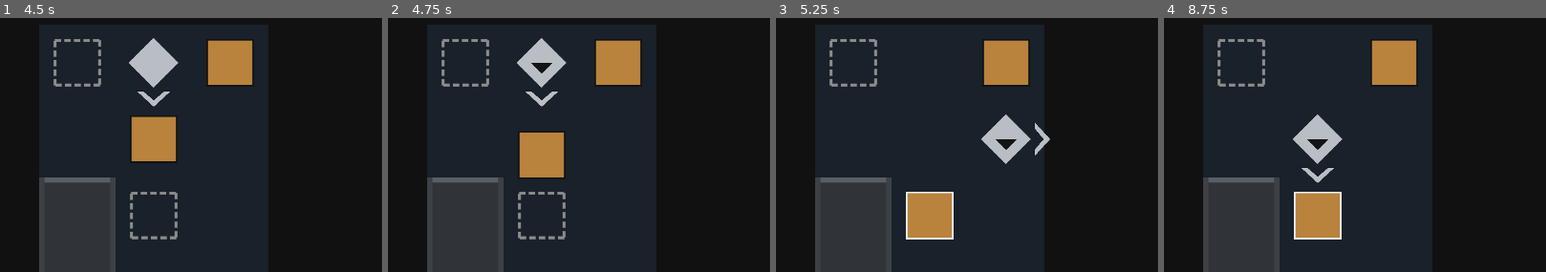
Above: before the commit, frames 1-4 (left to right).
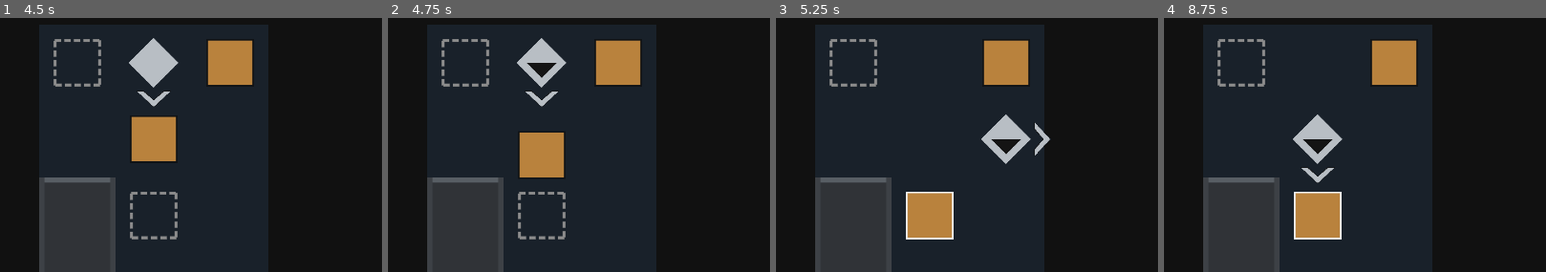
Above: after the commit, the same moments.

Repository: Periodev/DIR_03
Game: Godot game, scene res://scenes/classic_level_select.tscn
Same seed, same stepped clock (60 frames per second), same inputs: the game is played once before the commit and once after it.
Inputs:
- Up to frame 1 (4.5 s): click "‹" at 0.5 s; click "›" at 1.25 s; click "UNDO · Z" at 2 s; click "RESET · R" at 2.75 s; tap Enter at 3.5 s; hold Right (move_right) 3.53-4.28 s; hold X (install_vector) 3.53-4.28 s; tap F5 (reset_level) at 4.25 s; hold Down (move_down) from 4.28 s (still down); tap Space (trigger_vector) at 4.35 s
- Up to frame 2 (4.75 s): keep holding Down (move_down)
- Up to frame 3 (5.25 s): release Down (move_down) at 5.03 s; hold Right (move_right) from 5.03 s (still down); hold Z (undo_command) from 5.03 s (still down)
- Up to frame 4 (8.75 s): tap F5 (reset_level) every 0.75 s from 5.75 to 8 s; release Right (move_right) at 5.78 s; release Z (undo_command) at 5.78 s; hold Up (move_up) 5.78-6.53 s; tap Enter at 5.85 s; hold Left (move_left) 6.53-8.03 s; tap Keypad Enter at 6.6 s; tap X (install_vector) at 7.35 s; hold Down (move_down) from 8.03 s (still down); hold Space (trigger_vector) from 8.03 s (still down)
The pictures show only the part of the screen within x 30-80%, y 14-64%; the shares and areas given below are measured in that part.

Frame 1 is identical in both runs. In frame 2, 0.1% of the frame differs, in the area x 36-45%, y 17-24%; in frame 3, 0.1%; in frame 4, 0.1%.

Commit message:
enlarge stored direction markers

Diff:
--- a/scripts/visual_style.gd
+++ b/scripts/visual_style.gd
@@ -22,9 +22,9 @@
 const SHOW_GRID_LINES := false
 
 const PLAYER_BODY_RATIO := 0.66
-const PLAYER_TRI_H_RATIO := 0.14
+const PLAYER_TRI_H_RATIO := 0.20
 const PLAYER_TRI_W_RATIO := PLAYER_TRI_H_RATIO * 2.0
-const STORED_VECTOR_OFFSET_RATIO := 0.07
+const STORED_VECTOR_OFFSET_RATIO := PLAYER_TRI_H_RATIO / 2.0
 const FACING_CHV_LEN_RATIO := 0.44
 const FACING_CHV_DEPTH_RATIO := 0.20
 const FACING_CHV_STROKE_RATIO := 0.40
Not shown, changed: tools/verify_v11_static.ps1
